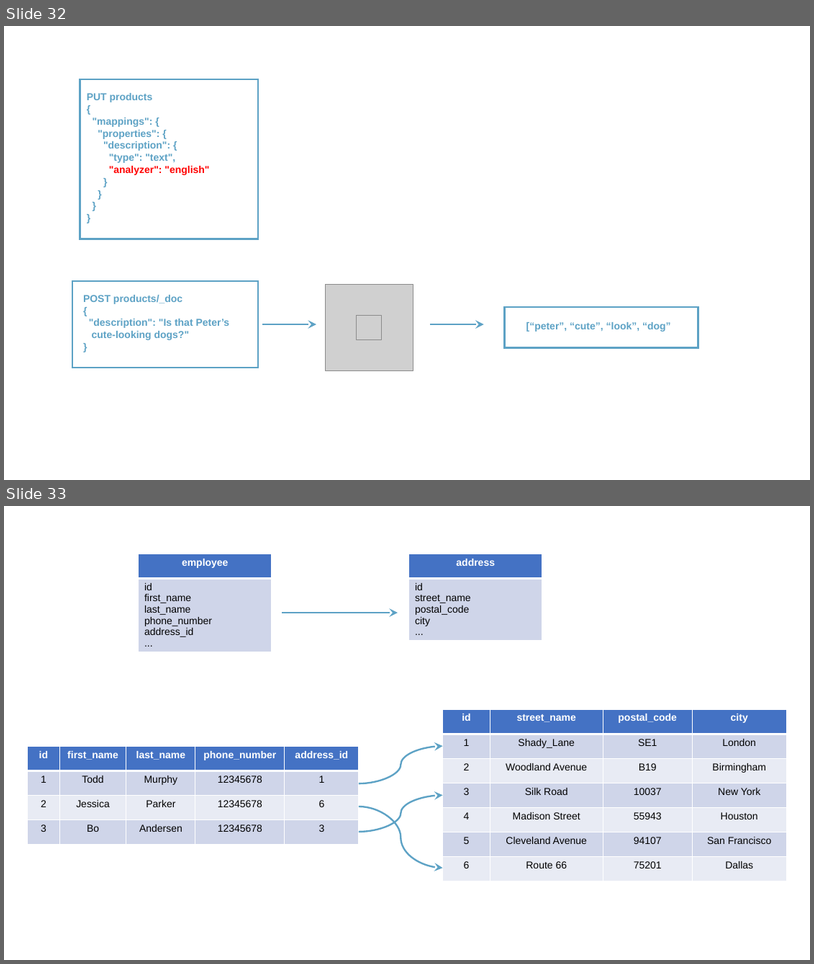
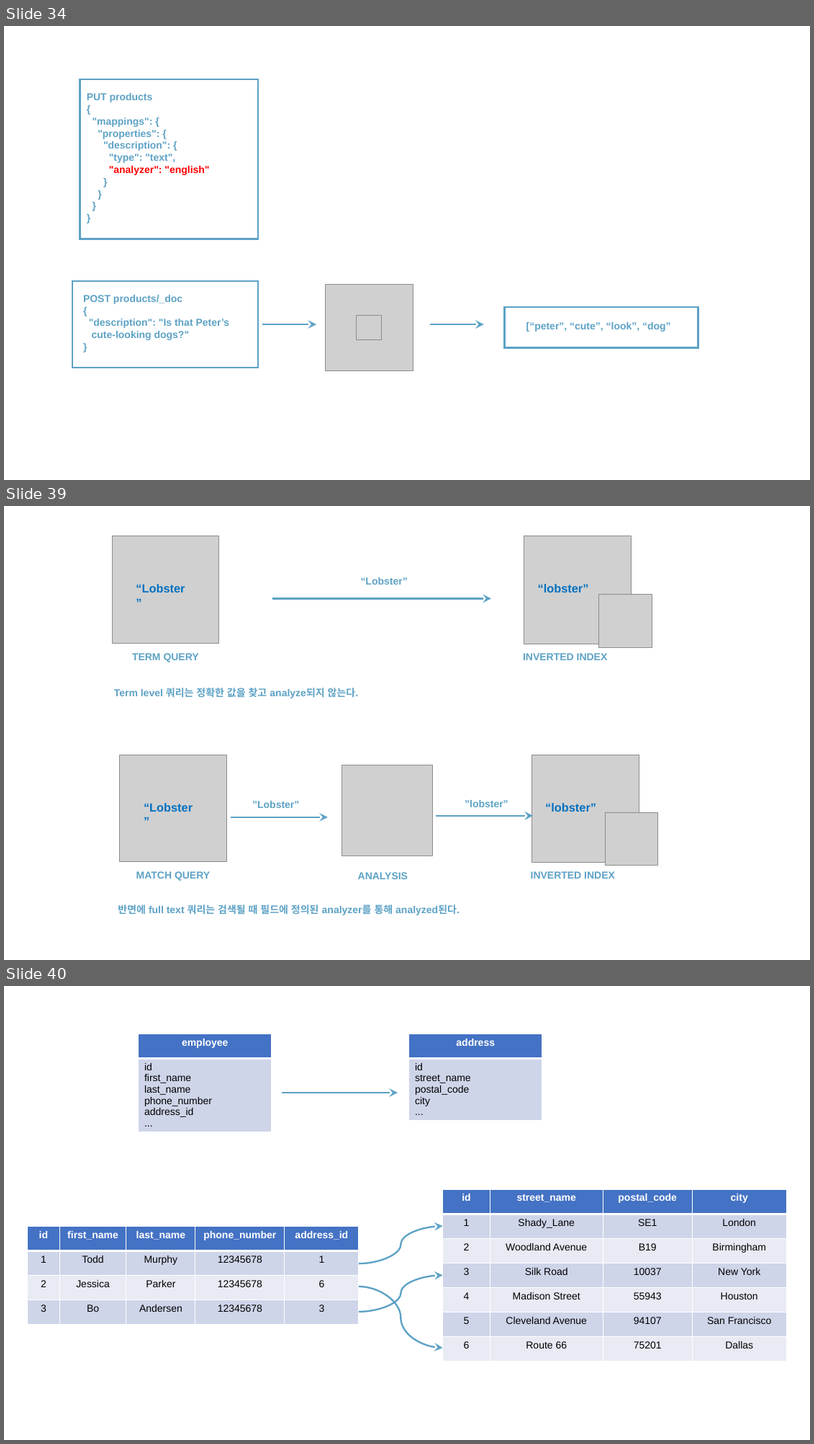
Before and after one commit to rudaks-han/book-summary, a slide deck: complete-guide-to-elasticsearch/elasticsearch.pptx. Shown one above the other, each under a label of ours: slides 32 and 33 before the commit, slides 34, 39 and 40 after it; the slides between them are not shown. The pictures are 814x964 and 814x1444 pixels, drawn with LibreOffice and Linux fonts; fonts in the diff are those of the drawing; grey boxes stand for pictures. Boxes give left, top, right and bottom in pixels: in the first picture for what was removed or moved away, otherwise in the second. Text is boxed around its words. In the diff, an @@ line names an element or a change of style, - is before the commit and + after.

```diff
--- a/complete-guide-to-elasticsearch/elasticsearch.pptx
+++ b/complete-guide-to-elasticsearch/elasticsearch.pptx
@@ slide 39 added at box(4, 506, 810, 960), background #FFFFFF @@
@@ picture added at box(112, 536, 219, 644) @@
@@ picture added at box(525, 536, 632, 644) @@
@@ text added at box(136, 584, 185, 592), 14 pt, text #0070C0, bold @@
+“Lobster”
@@ text added at box(361, 577, 408, 584), 12 pt, text #5DA2C5, bold @@
+“Lobster”
@@ text added at box(538, 584, 589, 592), 14 pt, text #0070C0, bold @@
+“lobster”
@@ arrow added from (273, 599) to (491, 599), #5DA2C5 2 pt @@
@@ picture added at box(599, 595, 653, 648) @@
@@ text added at box(132, 653, 199, 662), 12 pt, text #5DA2C5, bold @@
+TERM QUERY
@@ text added at box(523, 653, 608, 660), 12 pt, text #5DA2C5, bold @@
+INVERTED INDEX
@@ text added at box(114, 687, 359, 698), 12 pt, text #5DA2C5, bold @@
+Term level 쿼리는 정확한 값을 찾고 analyze되지 않는다.
@@ picture added at box(119, 754, 226, 862) @@
@@ picture added at box(342, 764, 434, 856) @@
@@ picture added at box(532, 754, 640, 862) @@
@@ text added at box(144, 803, 193, 811), 14 pt, text #0070C0, bold @@
+“Lobster”
@@ text added at box(252, 800, 299, 808), 12 pt, text #5DA2C5, bold @@
+”Lobster”
@@ text added at box(465, 800, 509, 807), 12 pt, text #5DA2C5, bold @@
+”lobster”
@@ text added at box(545, 803, 597, 811), 14 pt, text #0070C0, bold @@
+“lobster”
@@ arrow added from (230, 817) to (328, 817), #5DA2C5 2 pt @@
@@ arrow added from (436, 816) to (533, 816), #5DA2C5 2 pt @@
@@ picture added at box(605, 813, 658, 865) @@
@@ text added at box(136, 871, 210, 880), 12 pt, text #5DA2C5, bold @@
+MATCH QUERY
@@ text added at box(358, 872, 408, 879), 12 pt, text #5DA2C5, bold @@
+ANALYSIS
@@ text added at box(531, 871, 615, 878), 12 pt, text #5DA2C5, bold @@
+INVERTED INDEX
@@ text added at box(118, 904, 460, 915), 12 pt, text #5DA2C5, bold @@
+반면에 full text 쿼리는 검색될 때 필드에 정의된 analyzer를 통해 analyzed된다.
@@ what was slide 32 is now slide 34 @@
@@ what was slide 33 is now slide 40 @@
```
Also in this commit, not shown: 6 other slides added, 12 other files.
